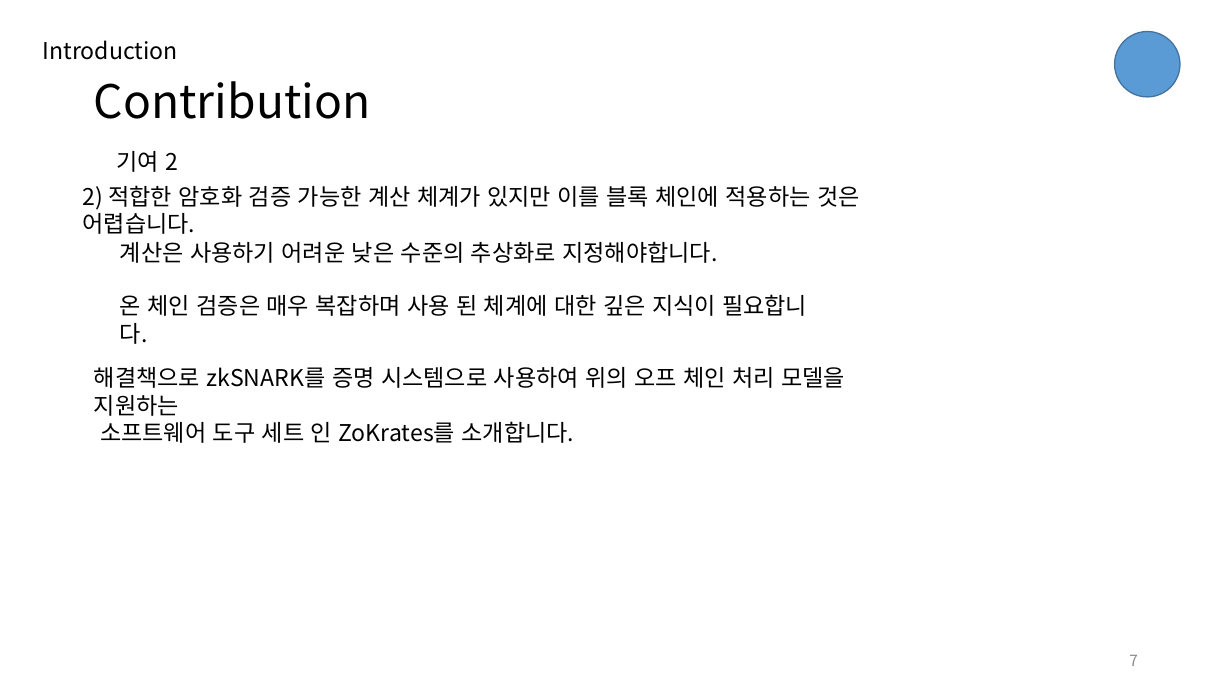
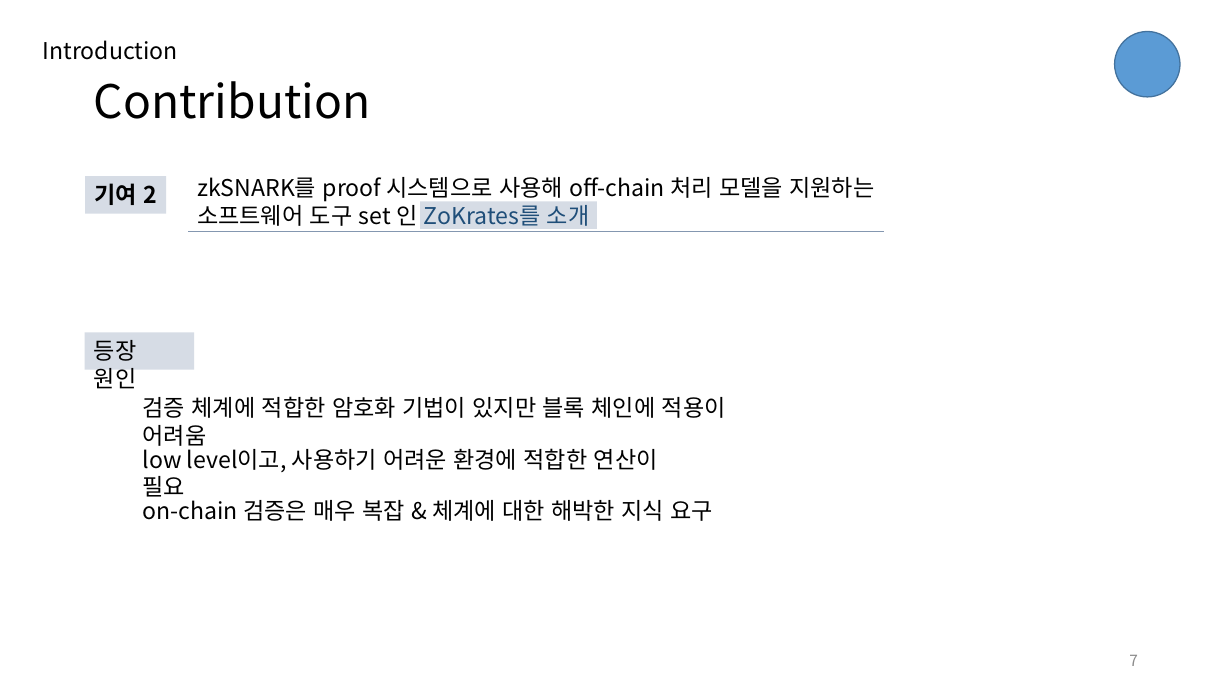
Before and after one commit to djm02309/paper, a slide deck: slide 7 of zokrates/ZoKrates.pptx. Drawn at 1232x693 pixels with LibreOffice and Linux fonts; fonts in the diff are those of the drawing. Boxes give left, top, right and bottom in pixels: in the first picture for what was removed or moved away, otherwise in the second. Text is boxed around its words. In the diff, an @@ line names an element or a change of style, - is before the commit and + after.

```diff
--- a/zokrates/ZoKrates.pptx
+++ b/zokrates/ZoKrates.pptx
@@ rectangle "기여 2": place and size @@
-rectangle "기여 2" at [116, 151, 178, 172]
+rectangle "기여 2" at [85, 177, 166, 213]
@@ rectangle "기여 2" at [85, 177, 166, 213]: bold on; fill none to #D6DCE5 @@
@@ text at [197, 177, 874, 230]: text changed @@
-해결책으로 zkSNARK를 증명 시스템으로 사용하여 위의 오프 체인 처리 모델을 지원하는
-소프트웨어 도구 세트 인 ZoKrates를 소개합니다.
+zkSNARK를 proof 시스템으로 사용해 off-chain 처리 모델을 지원하는
+소프트웨어 도구 set 인 ZoKrates를 소개
@@ rectangle added at [421, 201, 597, 229], fill #D6DCE5 @@
@@ line added from (189, 232) to (884, 232), #8497B0 0.5 pt @@
@@ rectangle added at [85, 333, 194, 370], fill #D6DCE5, 18 pt, text #000000 @@
+등장 원인
@@ text at [143, 396, 726, 450]: text changed @@
-2) 적합한 암호화 검증 가능한 계산 체계가 있지만 이를 블록 체인에 적용하는 것은 어렵습니다.
+검증 체계에 적합한 암호화 기법이 있지만 블록 체인에 적용이 어려움
@@ text at [143, 444, 658, 472]: text changed @@
-계산은 사용하기 어려운 낮은 수준의 추상화로 지정해야합니다.
+low level이고, 사용하기 어려운 환경에 적합한 연산이 필요
@@ text at [143, 496, 714, 521]: text changed @@
-온 체인 검증은 매우 복잡하며 사용 된 체계에 대한 깊은 지식이 필요합니다.
+on-chain 검증은 매우 복잡 & 체계에 대한 해박한 지식 요구
```
Also in this commit, not shown: 24 other slides changed.
